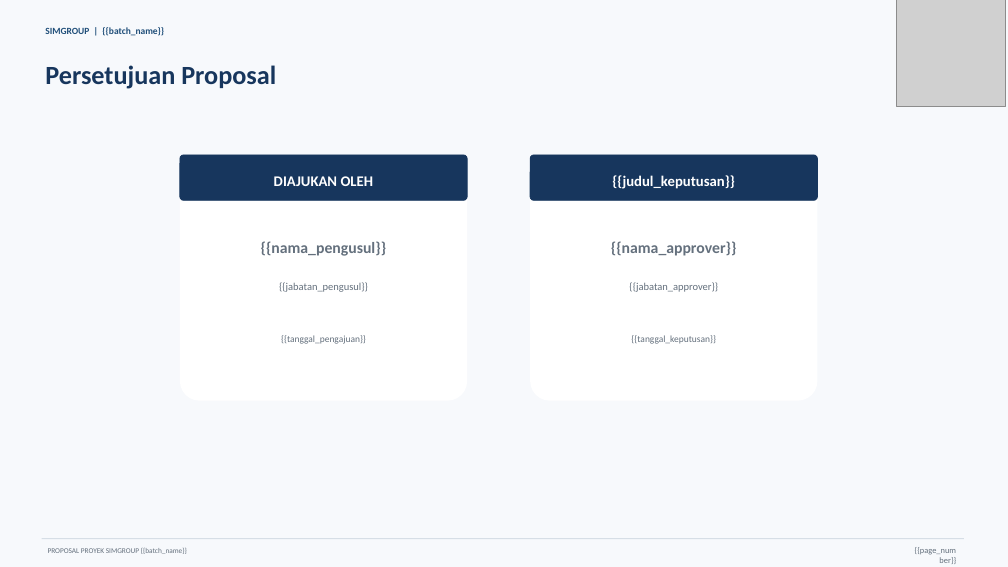
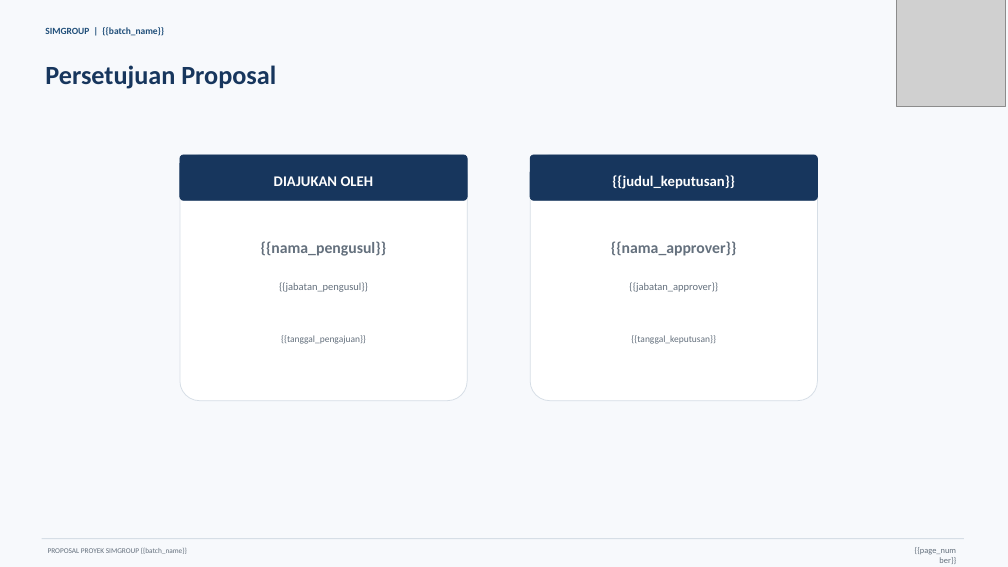
Before and after one commit to muhammad-febriansyah/portal-qcc, a slide deck: slide 3 of resources/templates/proposal-presentation.pptx. Drawn at 1008x567 pixels with LibreOffice and Linux fonts; fonts in the diff are those of the drawing; grey boxes stand for pictures. Boxes give left, top, right and bottom in pixels: in the first picture for what was removed or moved away, otherwise in the second. Text is boxed around its words. In the diff, an @@ line names an element or a change of style, - is before the commit and + after.

Commit message:
feat: move the proposal form and deck to the new concept
The proposal now follows the revised QCC Batch 4 concept:

- Five new theme categories replace the six old ones (Employment
  Compliance & Workforce Protection, Workforce Competency & Productivity,
  Workforce & Business Solution Management, Digital Platform, Employee
  Welfare, Safety & Sustainability). The old ones have no counterpart, so
  proposals still carrying one lose it and their proposer picks a new one.
- "Latar belakang" and "Situasi saat ini & baseline" are one field,
  "Latar belakang & baseline data". Existing situation text is appended
  to the background so nothing is lost.
- The improvement plan, supplementary information and the three learning
  goals are no longer asked for. Proposals that filled them keep showing
  them under "Bagian proposal versi sebelumnya", and they are still sent
  to team matching for those proposals.
- The timeline covers QCC steps 1 to 5, up to the improvement plan. The
  project still gets all eight steps once approved; steps 6 to 8 start
  without a target date.

The deck is built on the "New Concept" template: title and theme above
the background & baseline data, which runs over two columns when long;
target beside the scope and the cost projection; a gantt of steps 1 to 5
whose months follow the planned dates. Cards get the template's thin
border. Text that does not fit continues on "(lanjutan)" slides.

```diff
--- a/resources/templates/proposal-presentation.pptx
+++ b/resources/templates/proposal-presentation.pptx
@@ rounded rectangle at (180,155,467,401): outline none to #D6DEE6 0.75 pt @@
@@ rounded rectangle at (530,155,817,401): outline none to #D6DEE6 0.75 pt @@
```
Also in this commit, not shown: 19 other files.
